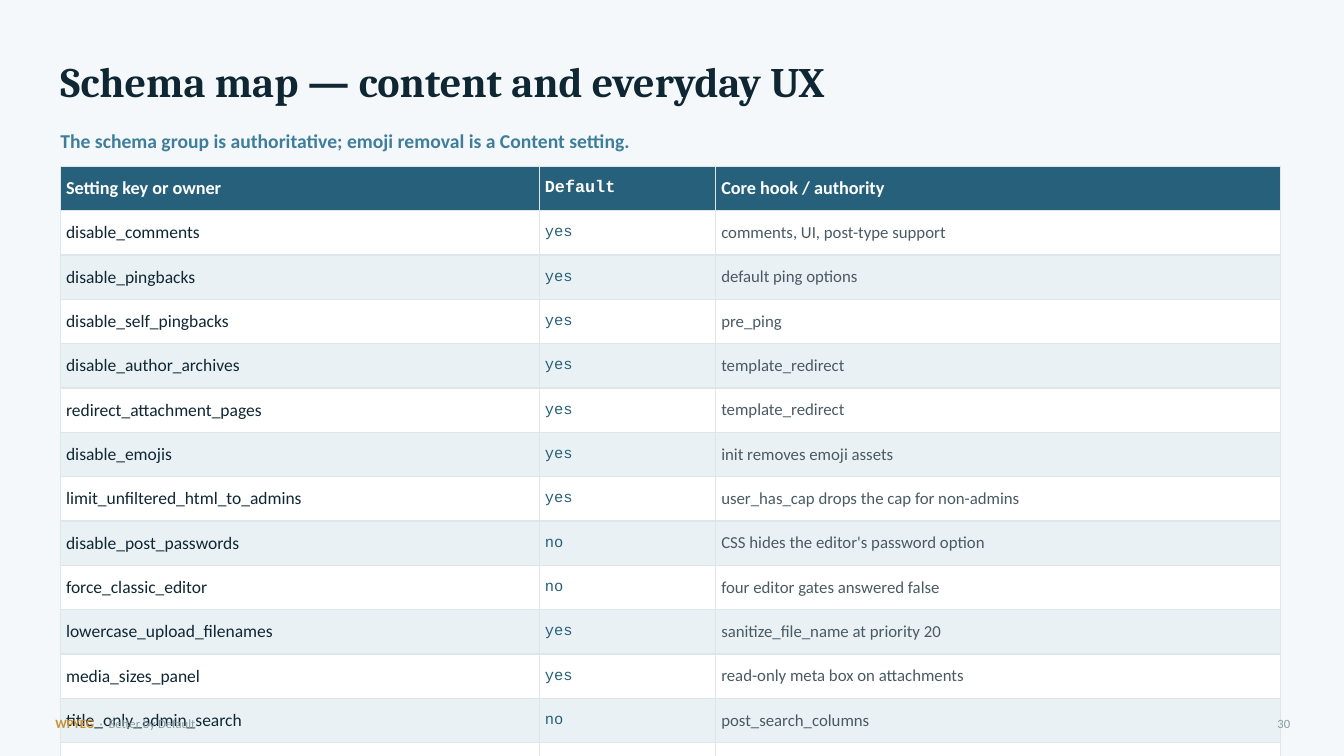
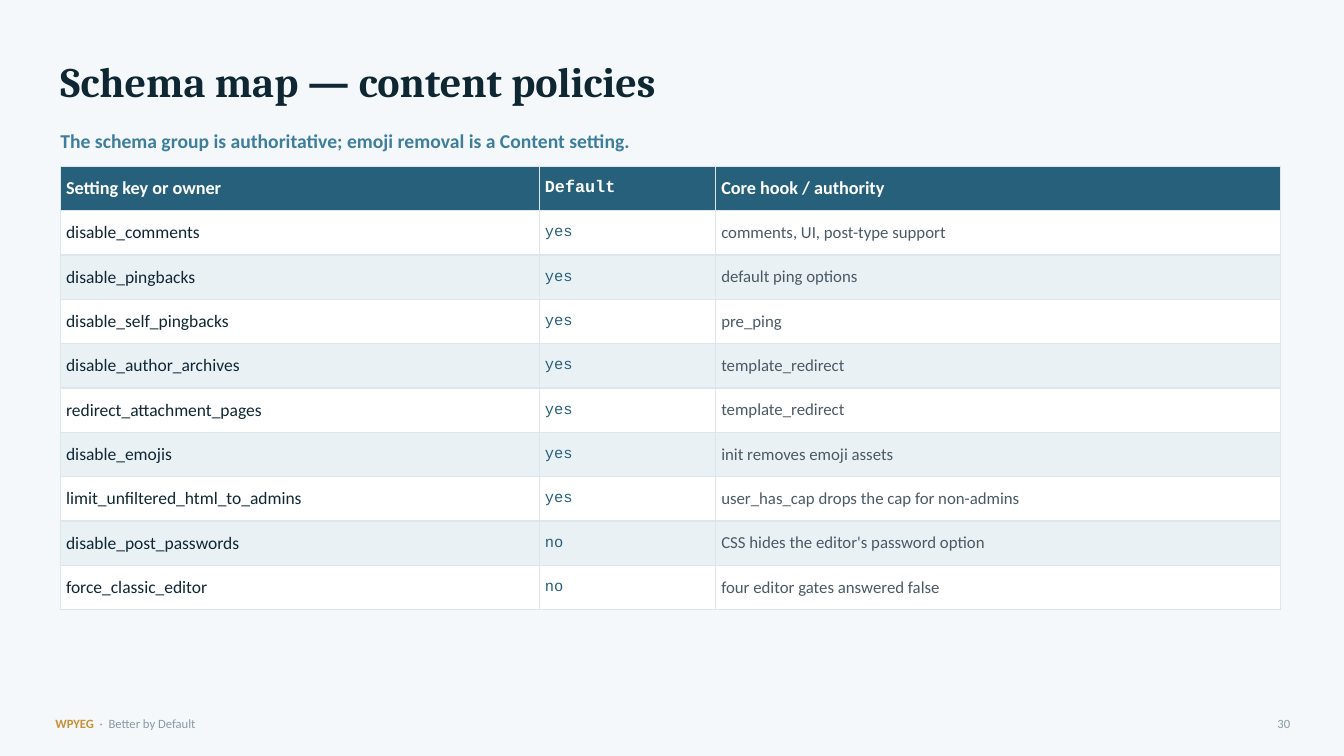
Before and after one commit to WPYEG/Better-by-Default, a slide deck: slide 34 of workshop/Better-by-Default.pptx. Drawn at 1344x756 pixels with LibreOffice and Linux fonts; fonts in the diff are those of the drawing. Boxes give left, top, right and bottom in pixels: in the first picture for what was removed or moved away, otherwise in the second. Text is boxed around its words. In the diff, an @@ line names an element or a change of style, - is before the commit and + after.

```diff
--- a/workshop/Better-by-Default.pptx
+++ b/workshop/Better-by-Default.pptx
@@ text at (x1=60, y1=68, x2=655, y2=106): text changed @@
-Schema map — content and everyday UX
+Schema map — content policies
@@ table at (x1=60, y1=166, x2=1280, y2=600) @@
-row 11: lowercase_upload_filenames | yes | sanitize_file_name at priority 20
-row 12: media_sizes_panel | yes | read-only meta box on attachments
-row 13: title_only_admin_search | no | post_search_columns
-row 14: frontend_admin_bar_behavior | '' | show_admin_bar
```
Also in this commit, not shown: 6 other slides changed, 1 slide added, 4 other files.
